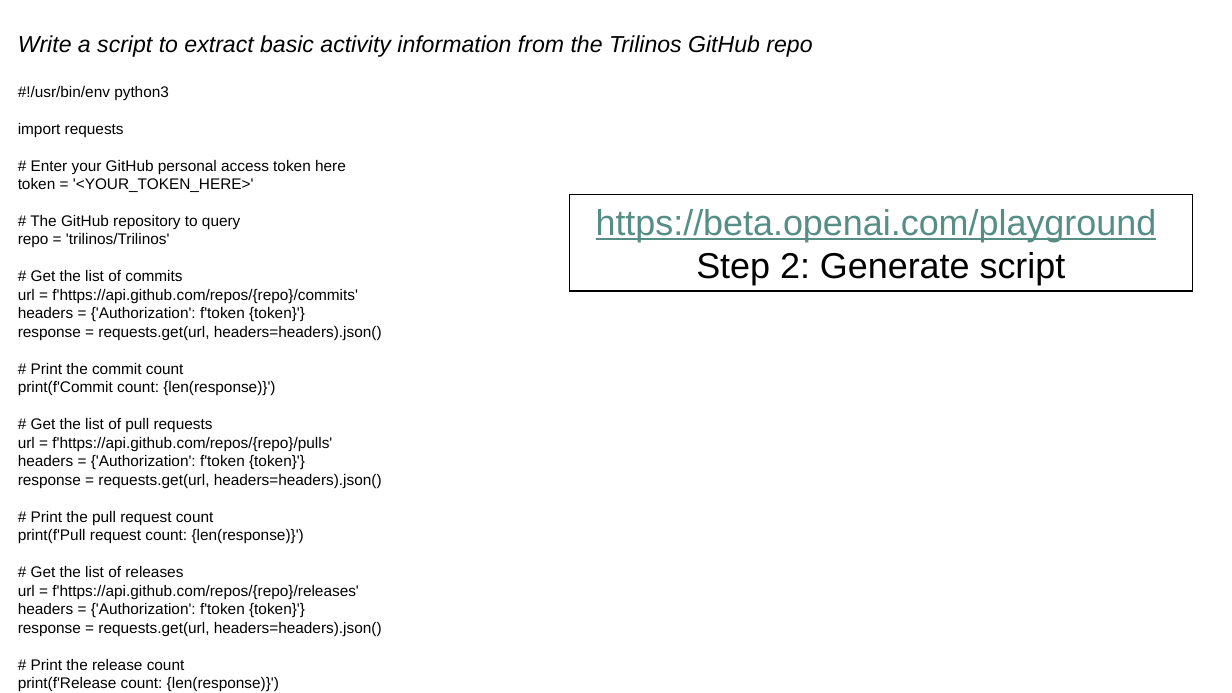
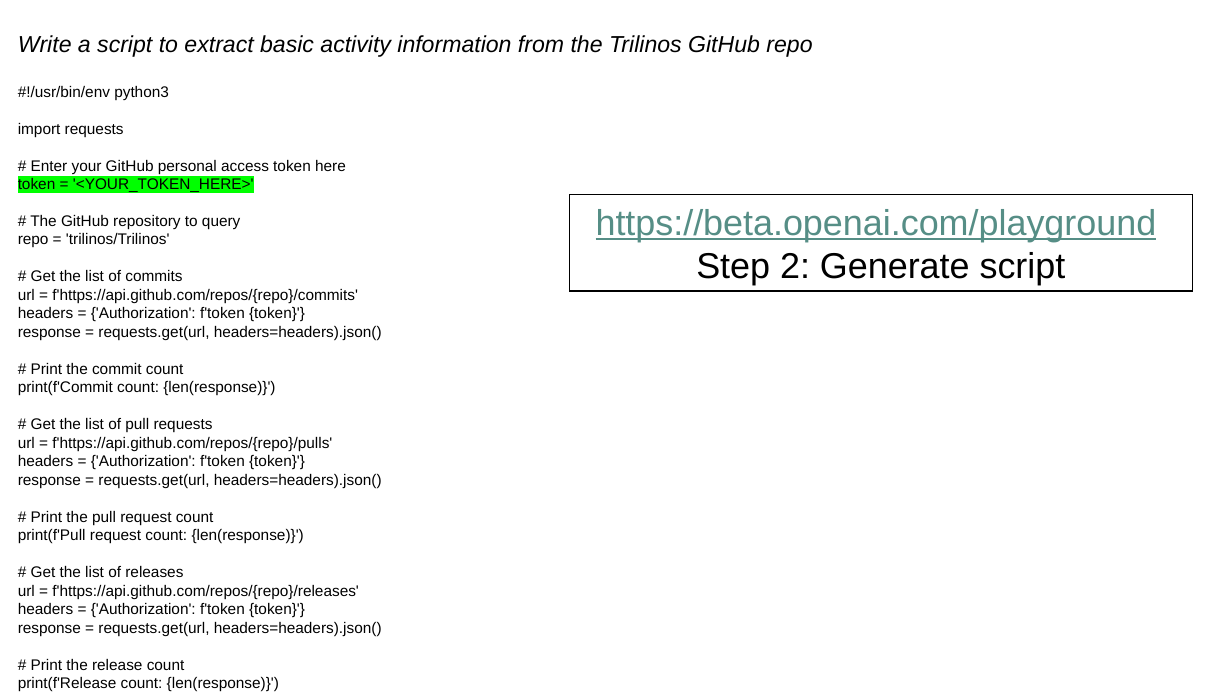
Before and after one commit to maherou/Teaching, a slide deck: slide 11 of files/CS373/GenerativeAITools/GenerativeAITools.pptx (slide 10 before the commit). Drawn at 1232x693 pixels with LibreOffice and Linux fonts; fonts in the diff are those of the drawing. Boxes give left, top, right and bottom in pixels: in the first picture for what was removed or moved away, otherwise in the second. Text is boxed around its words. In the diff, an @@ line names an element or a change of style, - is before the commit and + after.

```diff
--- a/files/CS373/GenerativeAITools/GenerativeAITools.pptx
+++ b/files/CS373/GenerativeAITools/GenerativeAITools.pptx
@@ text at [18, 178, 254, 192]: highlight none to #00FF00 in "token = '<YOUR_TOKEN_HERE>'" @@
```
Also in this commit, not shown: 7 other slides changed, 2 slides added, 1 slide removed.
